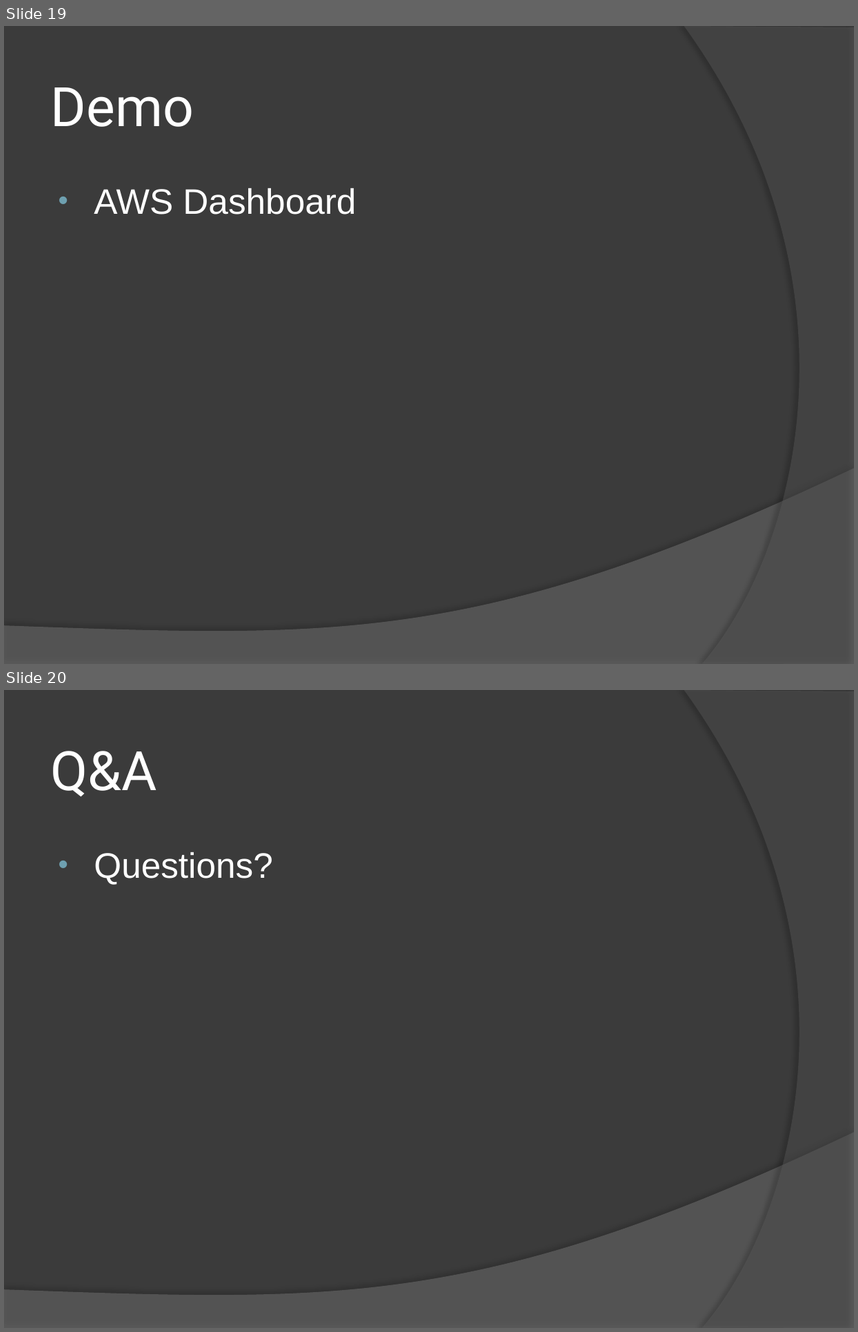
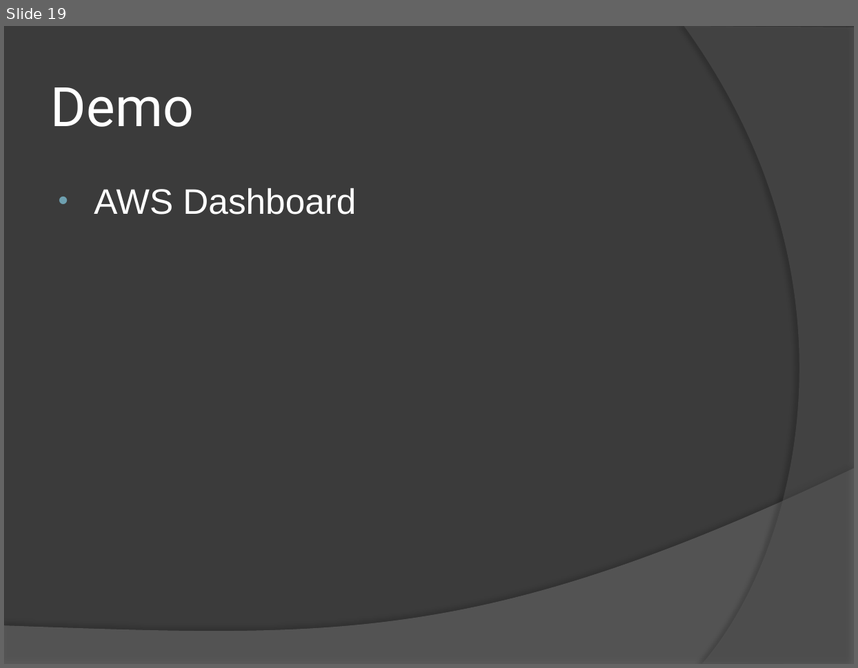
Before and after one commit to gwaller/DevToolsPresentation, a slide deck: presentation/DevTools_Presentation_270912.pptx. Shown one above the other, each under a label of ours: slides 19 and 20 before the commit, slide 19 after it. The pictures are 858x1332 and 858x668 pixels, drawn with LibreOffice and Linux fonts; fonts in the diff are those of the drawing. Boxes give left, top, right and bottom in pixels: in the first picture for what was removed or moved away, otherwise in the second. Text is boxed around its words. In the diff, an @@ line names an element or a change of style, - is before the commit and + after.

Commit message:
Some minor alterations - added a new slides, re-ordered some, minor text changes

```diff
--- a/presentation/DevTools_Presentation_270912.pptx
+++ b/presentation/DevTools_Presentation_270912.pptx
@@ slide 20 removed at (4, 690, 854, 1328), background #3B3B3B; not listed: 2 template elements that a slide beside it also shows @@
@@ title removed at (51, 751, 157, 797) @@
-Q&A
@@ text removed at (94, 852, 272, 885) @@
-• Questions?
```
Also in this commit, not shown: 4 slides changed, 2 slides added.
